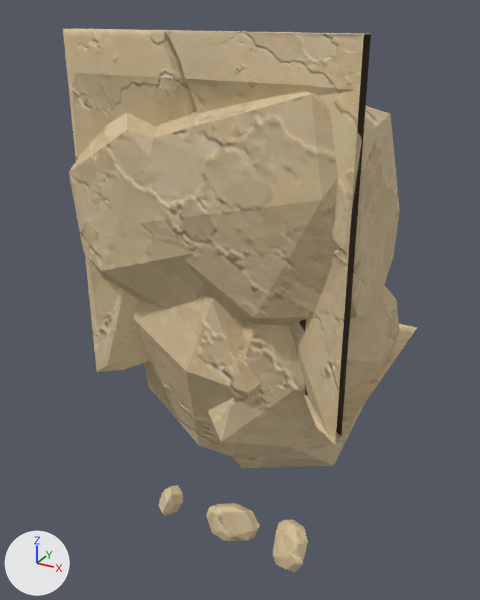
The glTF model assets/custom/models/ground_modules/ground_bottom_edge_03.glb: old version first, new version second.
Camera for both pictures: a camera (50 mm lens) standing at (1.6, -1.73, 0.97) and looking at (0.42, 0.4, -0.1). The axes (+X, +Y, +Z) are drawn at lower left. The lights are the same throughout. The first picture is the older version. Vertices at exactly the same position are counted once.

The first picture shows 'GroundBottomEdge03_Body'.
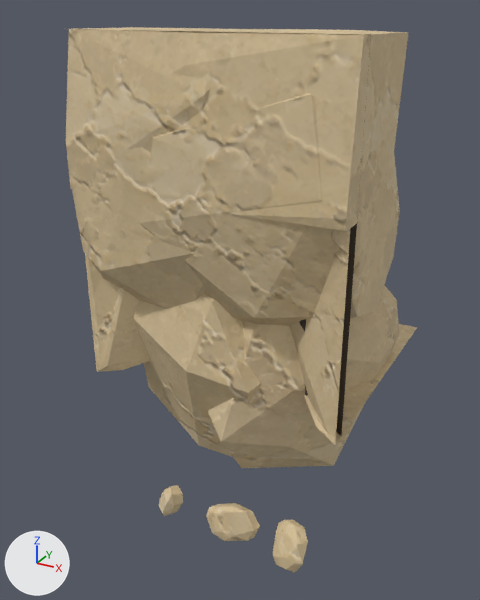
Boxes [x1, y1, x2, y2] around the edits, measured in the pictures (480 x 600 px):
'GroundBottomEdge03_Body', reshaped: before [63, 28, 417, 573]; after [66, 27, 417, 573]
part 1 of me_groundbottomedge03_bodymesh, added (beige): after [66, 27, 238, 189]
part 2 of me_groundbottomedge03_bodymesh, added (beige): after [171, 29, 409, 231]
part 3 of me_groundbottomedge03_bodymesh, built on (beige): before [63, 29, 364, 112]

What changed in the scene script:
```text
Change me_groundbottomedge03_bodymesh:
    used by ob_groundbottomedge03_body; location = (0.0, 0.0, 0.0)
    remove me_groundbottomedge03_bodymesh.from_pydata(...)  # 543 vertices, 1009 faces; spans x 0.0..1.0, y -0.04..1.0, z -0.94..0.91
    add me_groundbottomedge03_bodymesh.from_pydata(...)  # 522 vertices, 924 faces; spans x 0.0..1.0, y -0.04..1.0, z -0.94..0.91
    me_groundbottomedge03_bodymesh part 1: a new loose piece of 27 vertices spanning x 0.0..0.63, y -0.04..0.51, z 0.4..0.91, in mat_sandstone_plate_13_002
    me_groundbottomedge03_bodymesh part 2: a new loose piece of 26 vertices spanning x 0.33..1.0, y -0.04..0.44, z 0.4..0.91, in mat_sandstone_plate_13_002
    me_groundbottomedge03_bodymesh part 3
    74 vertices are removed from x 0.0..1.0, y -0.01..0.07, z 0.78..0.91
    212 faces are deleted
    11 new faces join them, mat_sandstone_plate_1_002
    18 new faces join them, mat_sandstone_plate_3_002
```
